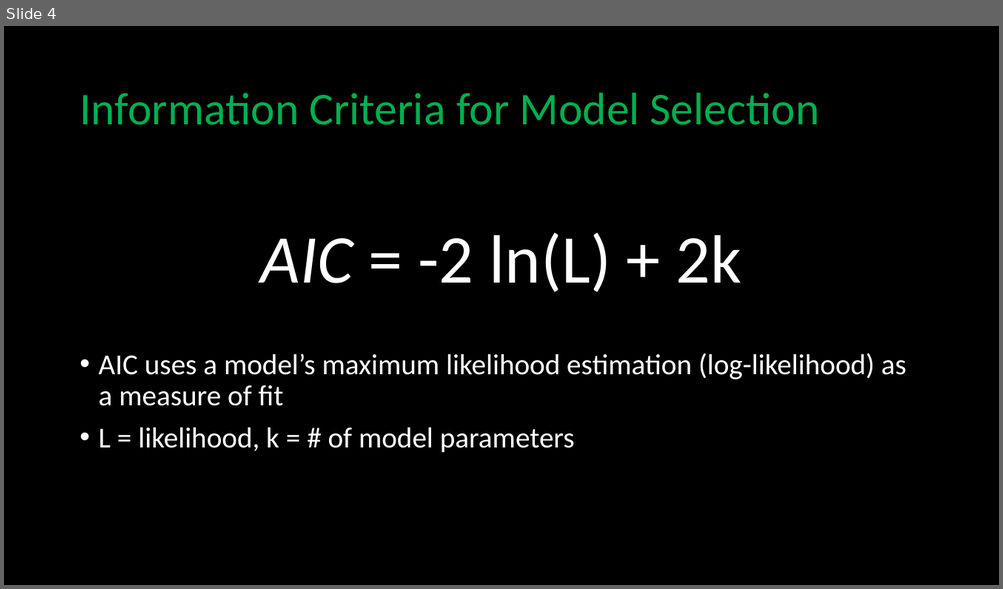
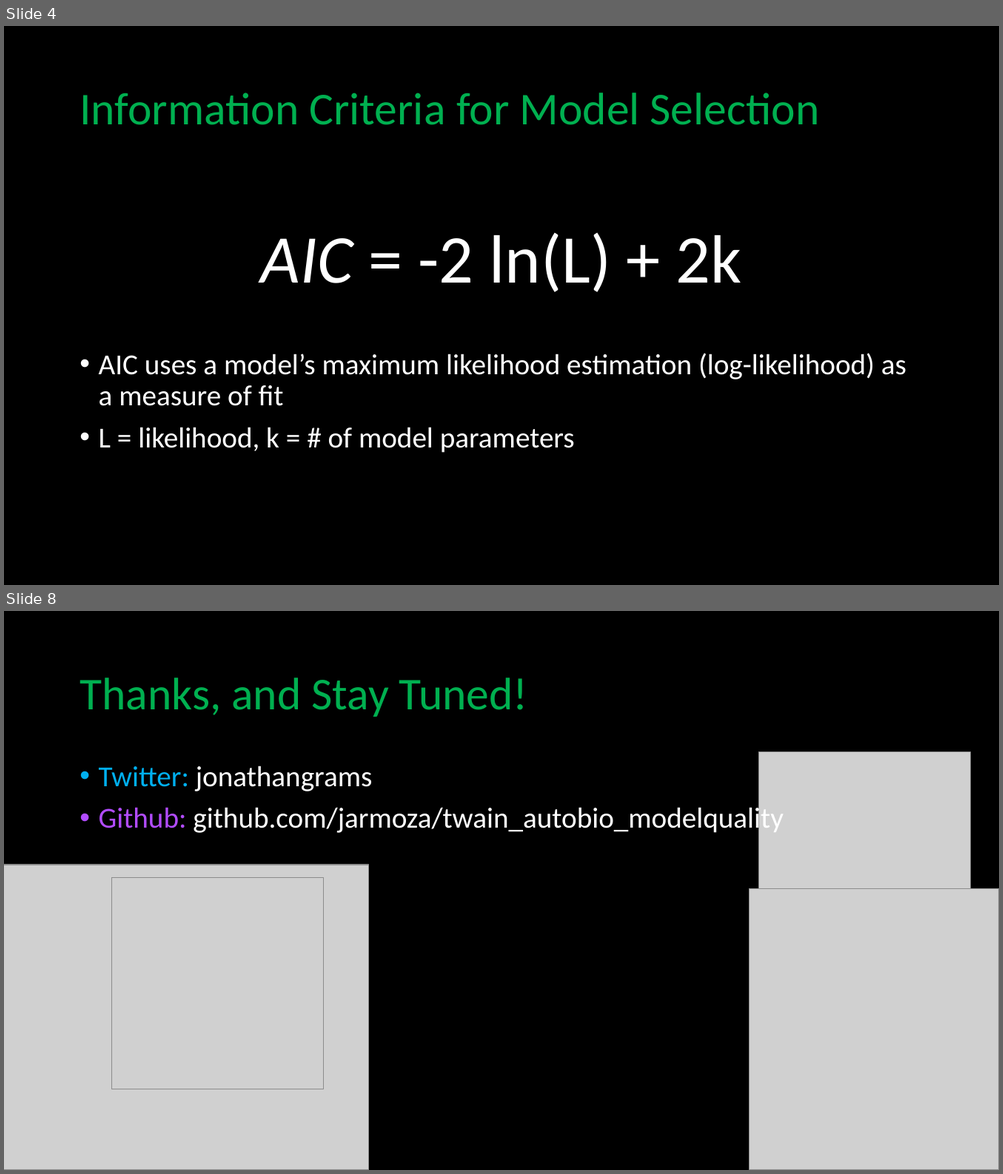
Before and after one commit to jarmoza/twain_autobio_modelquality, a slide deck: nyudh_summerfellowship_jonathan_armoza.pptx. Shown one above the other, each under a label of ours: slide 4 before the commit, slides 4 and 8 after it; the slides between them are not shown. The pictures are 1003x589 and 1003x1174 pixels, drawn with LibreOffice and Linux fonts; fonts in the diff are those of the drawing; grey boxes stand for pictures. Boxes give left, top, right and bottom in pixels: in the first picture for what was removed or moved away, otherwise in the second. Text is boxed around its words. In the diff, an @@ line names an element or a change of style, - is before the commit and + after.

```diff
--- a/nyudh_summerfellowship_jonathan_armoza.pptx
+++ b/nyudh_summerfellowship_jonathan_armoza.pptx
@@ slide 8 added at [4,611,999,1170], background #000000 @@
@@ title added at [79,678,528,717], 44 pt, text #00B050 @@
+Thanks, and Stay Tuned!
@@ text added at [99,766,783,835], 28 pt, text #FFFFFF @@
+• Twitter: jonathangrams
+• Github: github.com/jarmoza/twain_autobio_modelquality
@@ picture added at [759,752,971,964] @@
@@ picture added at [4,865,369,1170] @@
@@ picture added at [112,877,324,1089] @@
@@ picture added at [749,889,999,1170] @@
```
Also in this commit, not shown: 5 slides changed, 1 other slide added, 1 slide removed.
